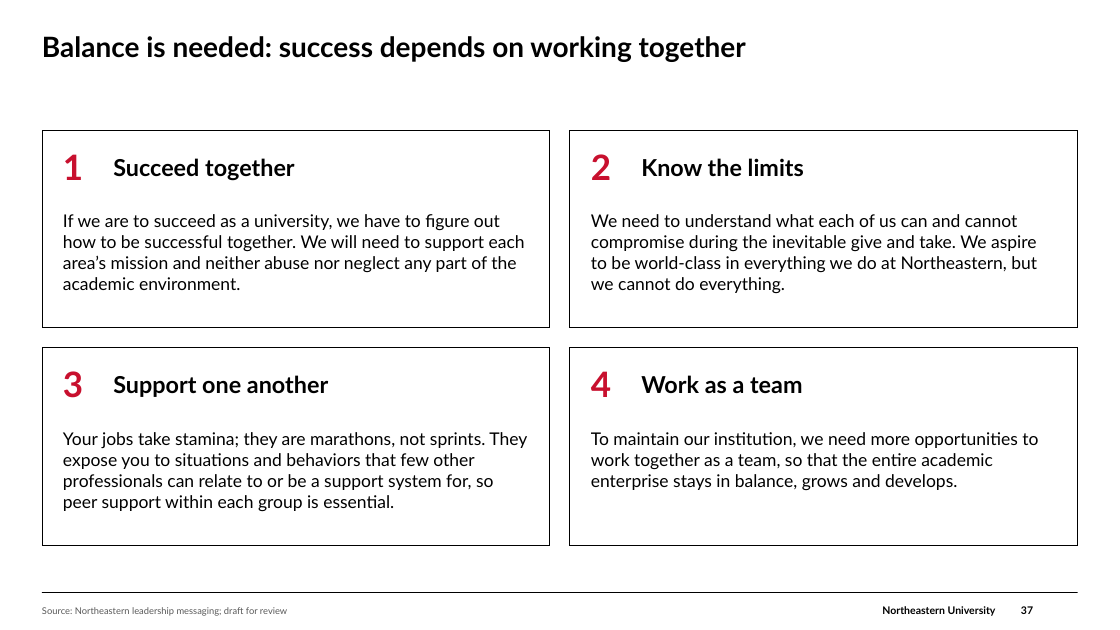
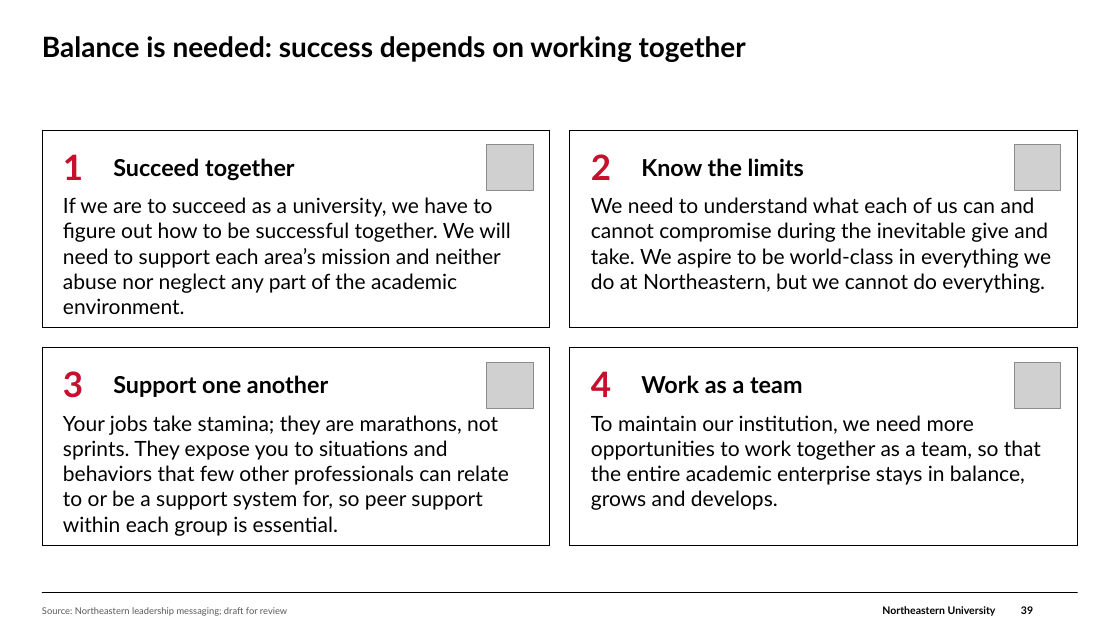
Before and after one commit to brettcsweet/Tonys-repo, a slide deck: slide 39 of GC_Financial_Update_2026-09-30.pptx (slide 37 before the commit). Drawn at 1120x630 pixels with LibreOffice and Linux fonts; fonts in the diff are those of the drawing; grey boxes stand for pictures; background and template pictures are left out. Boxes give left, top, right and bottom in pixels: in the first picture for what was removed or moved away, otherwise in the second. Text is boxed around its words. In the diff, an @@ line names an element or a change of style, - is before the commit and + after.

```diff
--- a/GC_Financial_Update_2026-09-30.pptx
+++ b/GC_Financial_Update_2026-09-30.pptx
@@ picture added at (x1=486, y1=145, x2=533, y2=191) @@
@@ picture added at (x1=1015, y1=145, x2=1061, y2=191) @@
@@ text "If we are to succeed ..." moved from (x1=63, y1=214, x2=525, y2=290) to (x1=63, y1=197, x2=510, y2=314) @@
@@ text "We need to understand what ..." moved from (x1=591, y1=214, x2=1037, y2=293) to (x1=591, y1=197, x2=1051, y2=293) @@
@@ picture added at (x1=486, y1=362, x2=533, y2=408) @@
@@ picture added at (x1=1015, y1=362, x2=1061, y2=408) @@
@@ text "Your jobs take stamina; they ..." moved from (x1=63, y1=432, x2=527, y2=512) to (x1=63, y1=415, x2=509, y2=536) @@
@@ size 15 to 18 pt in 4 elements at (x1=63, y1=197, x2=510, y2=314), (x1=63, y1=415, x2=509, y2=536), (x1=591, y1=197, x2=1051, y2=293), (x1=591, y1=415, x2=1041, y2=510) @@
@@ text "To maintain our institution, we ..." moved from (x1=591, y1=432, x2=1038, y2=490) to (x1=591, y1=415, x2=1041, y2=510) @@
@@ page number at (x1=1021, y1=606, x2=1033, y2=614): text changed @@
-37
+39
```
Also in this commit, not shown: 23 other slides changed, 2 slides added.
